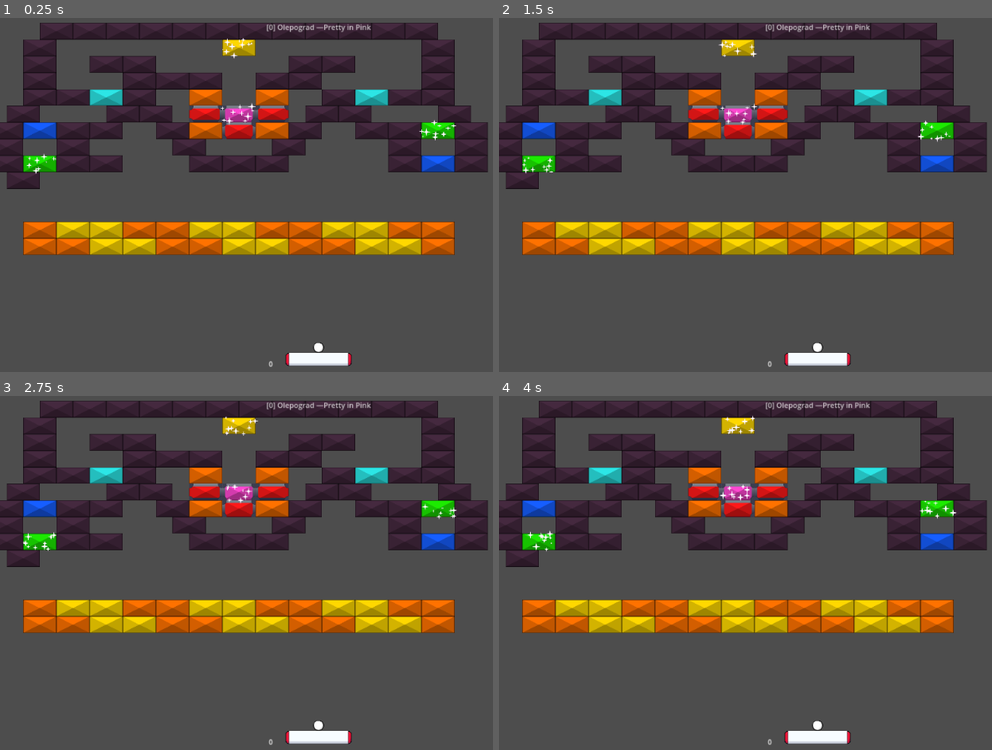
Above: before the commit, frames 1-4 (two rows, left to right).
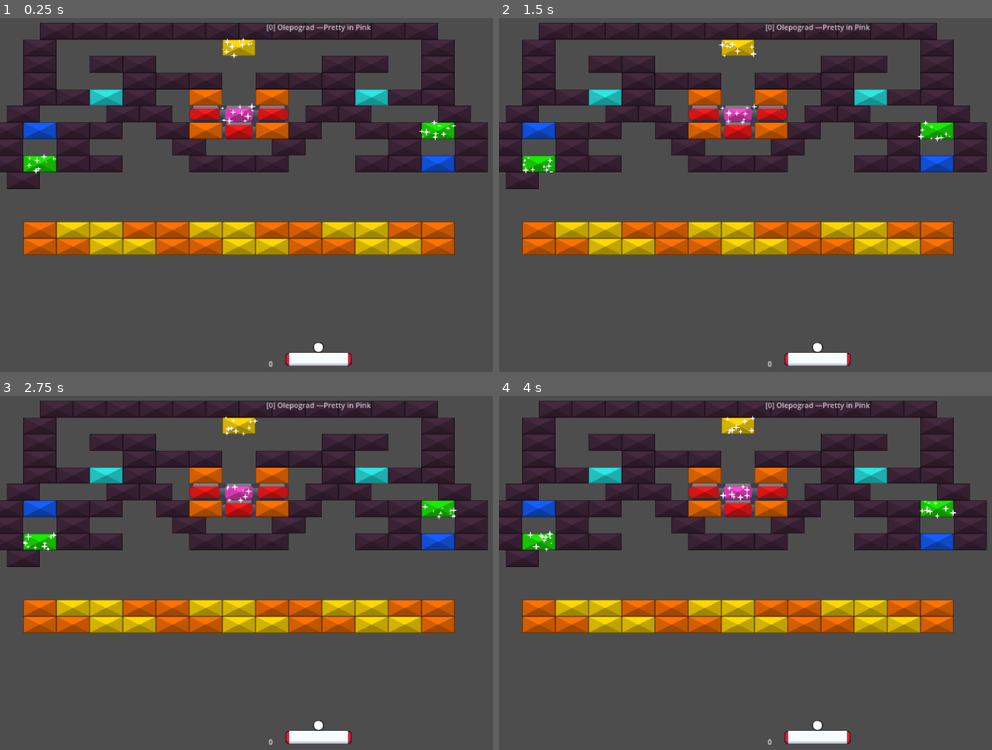
Above: after the commit, the same moments.

Repository: O-39889/brickout
Game: Godot game, scene res://scenes/levels_new/main_campaign/pretty_in_pink.tscn
The game is run twice, just before and just after one commit, with the same random seed, the same clock (stepped at 60 frames per second) and the same inputs. This scene is started directly instead of the project's main scene.
Inputs (mouse positions are in pixels of both pictures, inside the frame that each line leads up to):
- Up to frame 1 (0.25 s): no input
- Up to frame 2 (1.5 s): move the mouse to (853, 195) at 0.52 s; click (853, 195) at 0.67 s; move the mouse to (784, 198) at 1.27 s; click (784, 198) at 1.42 s
- Up to frame 3 (2.75 s): move the mouse to (335, 569) at 2.02 s; click (335, 569) at 2.17 s
- Up to frame 4 (4 s): move the mouse to (809, 580) at 2.77 s; click (809, 580) at 2.92 s; move the mouse to (863, 580) at 3.52 s; click (863, 580) at 3.67 s

The runs differ from the first frame. In frame 1, 1.3% of the frame differs, in the area x 58-79%, y 10-44%; in frame 2, 1.3%; in frame 3, 1.3%; in frame 4, 1.3%.

Commit message:
Fix inconsistent brick placement in Pretty in Pink

Diff:
--- a/scenes/levels_new/main_campaign/pretty_in_pink.tscn
+++ b/scenes/levels_new/main_campaign/pretty_in_pink.tscn
@@ -211,7 +211,7 @@
 position = Vector2(920, 190)
 
 [node name="SuperUnbreakableBrick52" parent="BrickComponent" index="51" instance=ExtResource("3_4thgn")]
-position = Vector2(920, 140)
+position = Vector2(1120, 140)
 
 [node name="SuperUnbreakableBrick60" parent="BrickComponent" index="52" instance=ExtResource("3_4thgn")]
 position = Vector2(1320, 240)
@@ -234,134 +234,140 @@
 [node name="SuperUnbreakableBrick53" parent="BrickComponent" index="58" instance=ExtResource("3_4thgn")]
 position = Vector2(1020, 140)
 
-[node name="SuperUnbreakableBrick13" parent="BrickComponent" index="59" instance=ExtResource("3_4thgn")]
+[node name="SuperUnbreakableBrick56" parent="BrickComponent" index="59" instance=ExtResource("3_4thgn")]
+position = Vector2(1020, 190)
+
+[node name="SuperUnbreakableBrick13" parent="BrickComponent" index="60" instance=ExtResource("3_4thgn")]
 position = Vector2(520, 190)
 
-[node name="SuperUnbreakableBrick14" parent="BrickComponent" index="60" instance=ExtResource("3_4thgn")]
+[node name="SuperUnbreakableBrick14" parent="BrickComponent" index="61" instance=ExtResource("3_4thgn")]
 position = Vector2(820, 190)
 
-[node name="SuperUnbreakableBrick15" parent="BrickComponent" index="61" instance=ExtResource("3_4thgn")]
+[node name="SuperUnbreakableBrick15" parent="BrickComponent" index="62" instance=ExtResource("3_4thgn")]
 position = Vector2(620, 190)
 
-[node name="SuperUnbreakableBrick16" parent="BrickComponent" index="62" instance=ExtResource("3_4thgn")]
+[node name="SuperUnbreakableBrick16" parent="BrickComponent" index="63" instance=ExtResource("3_4thgn")]
 position = Vector2(670, 40)
 
-[node name="SuperUnbreakableBrick21" parent="BrickComponent" index="63" instance=ExtResource("3_4thgn")]
+[node name="SuperUnbreakableBrick21" parent="BrickComponent" index="64" instance=ExtResource("3_4thgn")]
 position = Vector2(570, 40)
 
-[node name="SuperUnbreakableBrick22" parent="BrickComponent" index="64" instance=ExtResource("3_4thgn")]
+[node name="SuperUnbreakableBrick22" parent="BrickComponent" index="65" instance=ExtResource("3_4thgn")]
 position = Vector2(470, 40)
 
-[node name="SuperUnbreakableBrick23" parent="BrickComponent" index="65" instance=ExtResource("3_4thgn")]
+[node name="SuperUnbreakableBrick23" parent="BrickComponent" index="66" instance=ExtResource("3_4thgn")]
 position = Vector2(420, 190)
 
-[node name="SuperUnbreakableBrick24" parent="BrickComponent" index="66" instance=ExtResource("3_4thgn")]
+[node name="SuperUnbreakableBrick24" parent="BrickComponent" index="67" instance=ExtResource("3_4thgn")]
 position = Vector2(420, 140)
 
-[node name="SuperUnbreakableBrick25" parent="BrickComponent" index="67" instance=ExtResource("3_4thgn")]
+[node name="SuperUnbreakableBrick25" parent="BrickComponent" index="68" instance=ExtResource("3_4thgn")]
 position = Vector2(320, 140)
 
-[node name="SuperUnbreakableBrick26" parent="BrickComponent" index="68" instance=ExtResource("3_4thgn")]
+[node name="SuperUnbreakableBrick26" parent="BrickComponent" index="69" instance=ExtResource("3_4thgn")]
 position = Vector2(370, 40)
 
-[node name="SuperUnbreakableBrick27" parent="BrickComponent" index="69" instance=ExtResource("3_4thgn")]
+[node name="SuperUnbreakableBrick27" parent="BrickComponent" index="70" instance=ExtResource("3_4thgn")]
 position = Vector2(270, 40)
 
-[node name="SuperUnbreakableBrick28" parent="BrickComponent" index="70" instance=ExtResource("3_4thgn")]
+[node name="SuperUnbreakableBrick28" parent="BrickComponent" index="71" instance=ExtResource("3_4thgn")]
 position = Vector2(170, 40)
 
-[node name="SuperUnbreakableBrick29" parent="BrickComponent" index="71" instance=ExtResource("3_4thgn")]
+[node name="SuperUnbreakableBrick29" parent="BrickComponent" index="72" instance=ExtResource("3_4thgn")]
 position = Vector2(120, 90)
 
-[node name="SuperUnbreakableBrick30" parent="BrickComponent" index="72" instance=ExtResource("3_4thgn")]
+[node name="SuperUnbreakableBrick30" parent="BrickComponent" index="73" instance=ExtResource("3_4thgn")]
 position = Vector2(120, 140)
 
-[node name="SuperUnbreakableBrick31" parent="BrickComponent" index="73" instance=ExtResource("3_4thgn")]
+[node name="SuperUnbreakableBrick31" parent="BrickComponent" index="74" instance=ExtResource("3_4thgn")]
 position = Vector2(120, 190)
 
-[node name="SuperUnbreakableBrick57" parent="BrickComponent" index="74" instance=ExtResource("3_4thgn")]
+[node name="SuperUnbreakableBrick57" parent="BrickComponent" index="75" instance=ExtResource("3_4thgn")]
 position = Vector2(1320, 90)
 
-[node name="SuperUnbreakableBrick58" parent="BrickComponent" index="75" instance=ExtResource("3_4thgn")]
+[node name="SuperUnbreakableBrick58" parent="BrickComponent" index="76" instance=ExtResource("3_4thgn")]
 position = Vector2(1320, 140)
 
-[node name="SuperUnbreakableBrick59" parent="BrickComponent" index="76" instance=ExtResource("3_4thgn")]
+[node name="SuperUnbreakableBrick59" parent="BrickComponent" index="77" instance=ExtResource("3_4thgn")]
 position = Vector2(1320, 190)
 
-[node name="SuperUnbreakableBrick32" parent="BrickComponent" index="77" instance=ExtResource("3_4thgn")]
+[node name="SuperUnbreakableBrick32" parent="BrickComponent" index="78" instance=ExtResource("3_4thgn")]
 position = Vector2(120, 240)
 
-[node name="SuperUnbreakableBrick33" parent="BrickComponent" index="78" instance=ExtResource("3_4thgn")]
+[node name="SuperUnbreakableBrick33" parent="BrickComponent" index="79" instance=ExtResource("3_4thgn")]
 position = Vector2(220, 240)
 
-[node name="SuperUnbreakableBrick34" parent="BrickComponent" index="79" instance=ExtResource("3_4thgn")]
+[node name="SuperUnbreakableBrick34" parent="BrickComponent" index="80" instance=ExtResource("3_4thgn")]
 position = Vector2(420, 240)
 
-[node name="SuperUnbreakableBrick35" parent="BrickComponent" index="80" instance=ExtResource("3_4thgn")]
+[node name="SuperUnbreakableBrick35" parent="BrickComponent" index="81" instance=ExtResource("3_4thgn")]
 position = Vector2(370, 290)
 
-[node name="SuperUnbreakableBrick36" parent="BrickComponent" index="81" instance=ExtResource("3_4thgn")]
+[node name="SuperUnbreakableBrick36" parent="BrickComponent" index="82" instance=ExtResource("3_4thgn")]
 position = Vector2(320, 340)
 
-[node name="SuperUnbreakableBrick37" parent="BrickComponent" index="82" instance=ExtResource("3_4thgn")]
+[node name="SuperUnbreakableBrick37" parent="BrickComponent" index="83" instance=ExtResource("3_4thgn")]
 position = Vector2(220, 340)
 
-[node name="SuperUnbreakableBrick38" parent="BrickComponent" index="83" instance=ExtResource("3_4thgn")]
+[node name="SuperUnbreakableBrick38" parent="BrickComponent" index="84" instance=ExtResource("3_4thgn")]
 position = Vector2(220, 390)
 
-[node name="SuperUnbreakableBrick39" parent="BrickComponent" index="84" instance=ExtResource("3_4thgn")]
+[node name="SuperUnbreakableBrick39" parent="BrickComponent" index="85" instance=ExtResource("3_4thgn")]
 position = Vector2(70, 290)
 
-[node name="SuperUnbreakableBrick40" parent="BrickComponent" index="85" instance=ExtResource("3_4thgn")]
+[node name="SuperUnbreakableBrick40" parent="BrickComponent" index="86" instance=ExtResource("3_4thgn")]
 position = Vector2(20, 340)
 
-[node name="SuperUnbreakableBrick41" parent="BrickComponent" index="86" instance=ExtResource("3_4thgn")]
+[node name="SuperUnbreakableBrick41" parent="BrickComponent" index="87" instance=ExtResource("3_4thgn")]
 position = Vector2(220, 440)
 
-[node name="SuperUnbreakableBrick49" parent="BrickComponent" index="87" instance=ExtResource("3_4thgn")]
+[node name="SuperUnbreakableBrick49" parent="BrickComponent" index="88" instance=ExtResource("3_4thgn")]
 position = Vector2(1220, 340)
 
-[node name="SuperUnbreakableBrick50" parent="BrickComponent" index="88" instance=ExtResource("3_4thgn")]
+[node name="SuperUnbreakableBrick50" parent="BrickComponent" index="89" instance=ExtResource("3_4thgn")]
 position = Vector2(1220, 390)
 
-[node name="SuperUnbreakableBrick51" parent="BrickComponent" index="89" instance=ExtResource("3_4thgn")]
+[node name="SuperUnbreakableBrick51" parent="BrickComponent" index="90" instance=ExtResource("3_4thgn")]
 position = Vector2(1220, 440)
 
-[node name="SuperUnbreakableBrick42" parent="BrickComponent" index="90" instance=ExtResource("3_4thgn")]
+[node name="SuperUnbreakableBrick66" parent="BrickComponent" index="91" instance=ExtResource("3_4thgn")]
+position = Vector2(1120, 440)
+
+[node name="SuperUnbreakableBrick42" parent="BrickComponent" index="92" instance=ExtResource("3_4thgn")]
 position = Vector2(20, 390)
 
-[node name="SuperUnbreakableBrick43" parent="BrickComponent" index="91" instance=ExtResource("3_4thgn")]
+[node name="SuperUnbreakableBrick43" parent="BrickComponent" index="93" instance=ExtResource("3_4thgn")]
 position = Vector2(20, 440)
 
-[node name="SuperUnbreakableBrick46" parent="BrickComponent" index="92" instance=ExtResource("3_4thgn")]
+[node name="SuperUnbreakableBrick46" parent="BrickComponent" index="94" instance=ExtResource("3_4thgn")]
 position = Vector2(1420, 340)
 
-[node name="SuperUnbreakableBrick47" parent="BrickComponent" index="93" instance=ExtResource("3_4thgn")]
+[node name="SuperUnbreakableBrick47" parent="BrickComponent" index="95" instance=ExtResource("3_4thgn")]
 position = Vector2(1420, 390)
 
-[node name="SuperUnbreakableBrick48" parent="BrickComponent" index="94" instance=ExtResource("3_4thgn")]
+[node name="SuperUnbreakableBrick48" parent="BrickComponent" index="96" instance=ExtResource("3_4thgn")]
 position = Vector2(1420, 440)
 
-[node name="SuperUnbreakableBrick44" parent="BrickComponent" index="95" instance=ExtResource("3_4thgn")]
+[node name="SuperUnbreakableBrick44" parent="BrickComponent" index="97" instance=ExtResource("3_4thgn")]
 position = Vector2(70, 490)
 
-[node name="SuperUnbreakableBrick45" parent="BrickComponent" index="96" instance=ExtResource("3_4thgn")]
+[node name="SuperUnbreakableBrick45" parent="BrickComponent" index="98" instance=ExtResource("3_4thgn")]
 position = Vector2(320, 440)
 
-[node name="SuperUnbreakableBrick17" parent="BrickComponent" index="97" instance=ExtResource("3_4thgn")]
+[node name="SuperUnbreakableBrick17" parent="BrickComponent" index="99" instance=ExtResource("3_4thgn")]
 position = Vector2(770, 40)
 
-[node name="SuperUnbreakableBrick18" parent="BrickComponent" index="98" instance=ExtResource("3_4thgn")]
+[node name="SuperUnbreakableBrick18" parent="BrickComponent" index="100" instance=ExtResource("3_4thgn")]
 position = Vector2(870, 40)
 
-[node name="SuperUnbreakableBrick19" parent="BrickComponent" index="99" instance=ExtResource("3_4thgn")]
+[node name="SuperUnbreakableBrick19" parent="BrickComponent" index="101" instance=ExtResource("3_4thgn")]
 position = Vector2(970, 40)
 
-[node name="SuperUnbreakableBrick20" parent="BrickComponent" index="100" instance=ExtResource("3_4thgn")]
+[node name="SuperUnbreakableBrick20" parent="BrickComponent" index="102" instance=ExtResource("3_4thgn")]
 position = Vector2(1070, 40)
 
-[node name="SuperUnbreakableBrick54" parent="BrickComponent" index="101" instance=ExtResource("3_4thgn")]
+[node name="SuperUnbreakableBrick54" parent="BrickComponent" index="103" instance=ExtResource("3_4thgn")]
 position = Vector2(1170, 40)
 
-[node name="SuperUnbreakableBrick55" parent="BrickComponent" index="102" instance=ExtResource("3_4thgn")]
+[node name="SuperUnbreakableBrick55" parent="BrickComponent" index="104" instance=ExtResource("3_4thgn")]
 position = Vector2(1270, 40)
